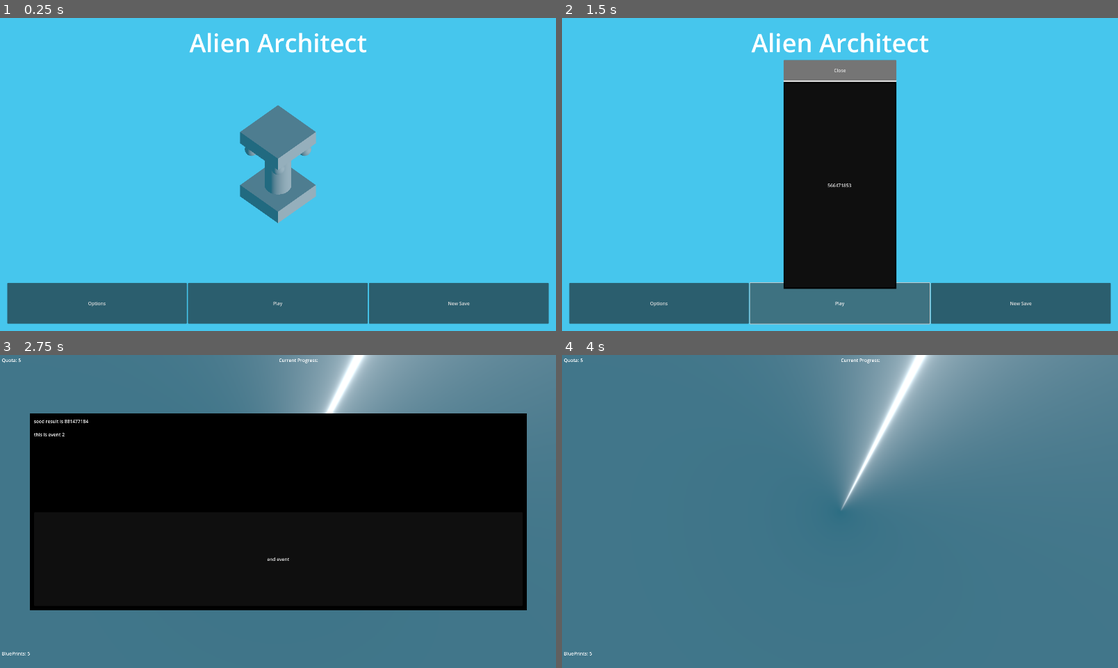
Above: before the commit, frames 1-4 (two rows, left to right).
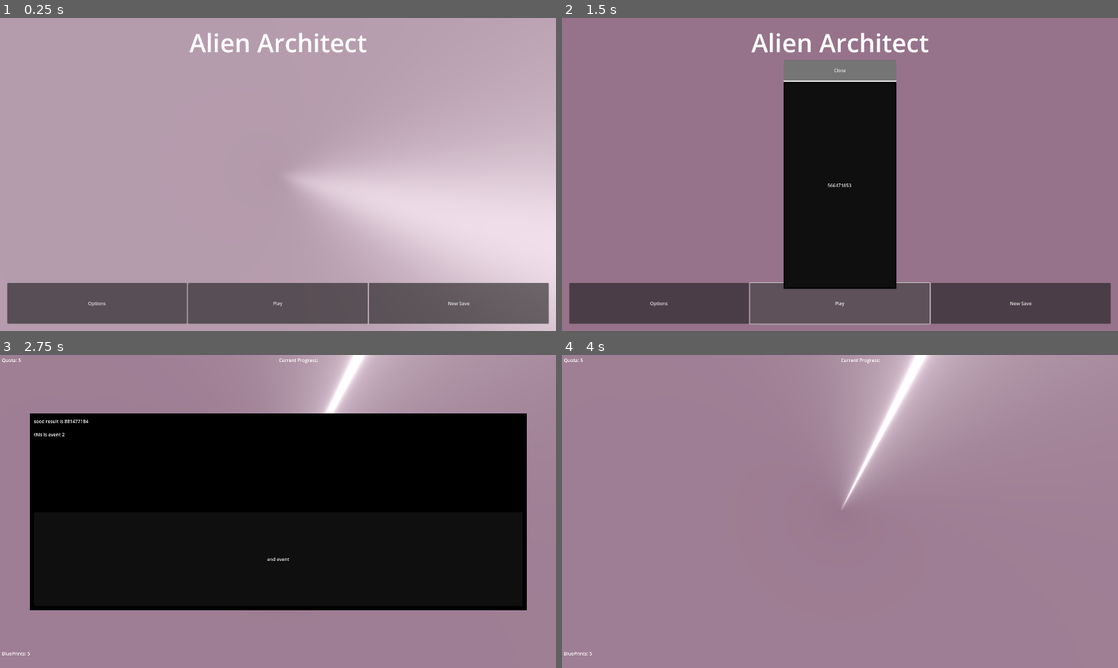
Above: after the commit, the same moments.

Repository: MannyFluss/AlienArchitect
Game: Godot game, scene res://Scenes/MainMenu/MainMenu.tscn
Same seed, same stepped clock (60 frames per second), same inputs: the game is played once before the commit and once after it. The engine's default icon, where the game draws it, is replaced by a stand-in: a white triangle on a blue panel in a dark square.
Inputs (mouse positions are in pixels of both pictures, inside the frame that each line leads up to):
- Up to frame 1 (0.25 s): no input
- Up to frame 2 (1.5 s): click "New Save" at 0.5 s; click "Play" at 1.25 s
- Up to frame 3 (2.75 s): click "566471853" at 2 s
- Up to frame 4 (4 s): click "end event" at 2.75 s; tap Enter (submit_console) at 3.5 s; move the mouse to (962, 495) at 3.52 s; press the mouse at (962, 495) at 3.53 s

The runs differ from the first frame. In frame 1, 99% of the frame differs, in the area x 0-100%, y 0-100%; in frame 2, 85%; in frame 3, 43%; in frame 4, 100%.

Commit message:
attempting to add shader

Diff:
--- a/Prefabs/Card/Card.tscn
+++ b/Prefabs/Card/Card.tscn
@@ -10,8 +10,19 @@
 [sub_resource type="BoxShape3D" id="BoxShape3D_n37pt"]
 size = Vector3(6, 12, 1)
 
-[sub_resource type="ViewportTexture" id="ViewportTexture_00inl"]
+[sub_resource type="ViewportTexture" id="ViewportTexture_7rnld"]
 viewport_path = NodePath("CanvasLayer/CardGraphics/SubViewportContainer/SubViewport")
+
+[sub_resource type="StandardMaterial3D" id="StandardMaterial3D_db33b"]
+resource_local_to_scene = true
+shading_mode = 0
+albedo_texture = SubResource("ViewportTexture_7rnld")
+uv1_scale = Vector3(3, 2, 1)
+
+[sub_resource type="BoxMesh" id="BoxMesh_13wqf"]
+resource_local_to_scene = true
+material = SubResource("StandardMaterial3D_db33b")
+size = Vector3(6.5, 11.5, 0.125)
 
 [sub_resource type="ViewportTexture" id="ViewportTexture_6k4ni"]
 viewport_path = NodePath("cardArtRendering")
@@ -24,10 +35,15 @@
 moduleContainer = NodePath("Modules")
 
 [node name="CollisionShape3D" type="CollisionShape3D" parent="."]
+visible = false
 shape = SubResource("BoxShape3D_n37pt")
 
+[node name="MeshInstance3D3" type="MeshInstance3D" parent="."]
+transform = Transform3D(1, 0, 0, 0, 1, 0, 0, 0, 1, 0, 0, 0.374739)
+mesh = SubResource("BoxMesh_13wqf")
+
 [node name="CardRender" type="Sprite3D" parent="."]
-texture = SubResource("ViewportTexture_00inl")
+visible = false
 
 [node name="CanvasLayer" type="CanvasLayer" parent="."]
 offset = Vector2(5000, 0)
--- a/Prefabs/PlayerController/PlayerController.gd
+++ b/Prefabs/PlayerController/PlayerController.gd
@@ -66,17 +66,10 @@
 		if pickedCard is Card:
 			selectCard(pickedCard)
 
-	#for tile highlighted tracking
-	#clearCurrentHeldTile()
-
 func _on_input_component_input_released(location: Vector2, timeHeld: float) -> void:
 	clearCurrentHeldTile()
 	attemptToPlaceCard(location)
 	#for tile highlighted tracking
-
-	#clearCurrentHeldTile()
-
-
 func selectCard(card : Card)->void:
 	if not cardSelected():card.SelectCard(%SelectedCard)
 
@@ -91,12 +84,8 @@
 	gameState.emit_signal("cardPlayed",toDiscard)
 	toDiscard.destroy()
 
-
-
 func getSelectedCard()->Card:
 	return %SelectedCard.get_child(0)
-
-
 
 func _on_input_component_input_held(location: Vector2, delta: float) -> void:
 	var rayOrigin : Vector3 = $IsometricCamera.project_ray_origin(location)
--- a/Prefabs/PlayerController/PlayerController.tscn
+++ b/Prefabs/PlayerController/PlayerController.tscn
@@ -1,41 +1,9 @@
-[gd_scene load_steps=10 format=3 uid="uid://dmi76x3hc2fqj"]
+[gd_scene load_steps=5 format=3 uid="uid://dmi76x3hc2fqj"]
 
 [ext_resource type="Script" path="res://Prefabs/PlayerController/PlayerController.gd" id="1_7nk14"]
 [ext_resource type="PackedScene" uid="uid://cpkfhoxxqggns" path="res://components/InputComponent/InputComponent.tscn" id="2_6g0i7"]
 [ext_resource type="PackedScene" uid="uid://brs5wo4pjx4ae" path="res://Prefabs/PlayerHand/PlayerHand.tscn" id="2_6mrj6"]
-[ext_resource type="Shader" path="res://Scripts/AutoLoads/GlobalShaderUtility/Shader/handDrawn.gdshader" id="2_ibh3h"]
-[ext_resource type="Texture2D" uid="uid://ckimq3v44k27x" path="res://Scripts/AutoLoads/GlobalShaderUtility/Shader/LottesGrain5.png" id="3_5lg1i"]
-[ext_resource type="Texture2D" uid="uid://bft8h5pi3qb0s" path="res://Scripts/AutoLoads/GlobalShaderUtility/Shader/lines.png" id="4_llyny"]
-
-[sub_resource type="NoiseTexture2D" id="NoiseTexture2D_4s35l"]
-
-[sub_resource type="ShaderMaterial" id="ShaderMaterial_06ook"]
-render_priority = 0
-shader = ExtResource("2_ibh3h")
-shader_parameter/color_passthrough = true
-shader_parameter/depth_check = true
-shader_parameter/normal_check = true
-shader_parameter/tint_color = Color(1, 1, 1, 1)
-shader_parameter/line_color = Color(0, 0, 0, 1)
-shader_parameter/depth_line_strength = 1.0
-shader_parameter/normal_line_strength = 1.0
-shader_parameter/noise_offset_multiplier = 0.5
-shader_parameter/red_weight = 0.5
-shader_parameter/green_weight = 0.5
-shader_parameter/blue_weight = 0.5
-shader_parameter/black_threshold = 0.001
-shader_parameter/white_threshold = 2.0
-shader_parameter/grain_amount = 0.2
-shader_parameter/line_size = 1.0
-shader_parameter/lines_texture_scale = 5.0
-shader_parameter/grain_texture_scale = 10.0
-shader_parameter/texture_noise = SubResource("NoiseTexture2D_4s35l")
-shader_parameter/texture_lines = ExtResource("4_llyny")
-shader_parameter/texture_grain = ExtResource("3_5lg1i")
-
-[sub_resource type="QuadMesh" id="QuadMesh_hanss"]
-material = SubResource("ShaderMaterial_06ook")
-size = Vector2(100, 100)
+[ext_resource type="PackedScene" uid="uid://c80j3tdawdmeb" path="res://Temp/shader_block.tscn" id="2_fmkao"]
 
 [node name="PlayerController" type="Node3D"]
 script = ExtResource("1_7nk14")
@@ -45,10 +13,8 @@
 projection = 1
 size = 40.0
 
-[node name="ShaderBlock" type="MeshInstance3D" parent="IsometricCamera"]
+[node name="ShaderBlock" parent="IsometricCamera" instance=ExtResource("2_fmkao")]
 unique_name_in_owner = true
-transform = Transform3D(1, 0, 0, 0, 1, 0, 0, -8.9407e-08, 1, 0, 0, -0.1)
-mesh = SubResource("QuadMesh_hanss")
 
 [node name="SelectorCast" type="RayCast3D" parent="."]
 collision_mask = 9
--- a/Scenes/GamePlayScene/main.tscn
+++ b/Scenes/GamePlayScene/main.tscn
@@ -37,6 +37,9 @@
 transform = Transform3D(0.707107, 0.5, -0.5, 0, 0.707107, 0.707107, 0.707107, -0.5, 0.5, -30.256, 33.7268, 21.8391)
 current = true
 
+[node name="ShaderBlock" parent="PlayerController/IsometricCamera" index="0"]
+transform = Transform3D(1, 0, 0, 0, 1, 0, 0, -1.19209e-07, 1, -9.53674e-07, 0, -0.100002)
+
 [node name="Spacer" parent="PlayerController/PlayerHand" index="0"]
 spacing = Vector3(3.225, 0, -1.57)
 rotation_angle = -1.0
--- a/Scenes/MainMenu/MainMenu.tscn
+++ b/Scenes/MainMenu/MainMenu.tscn
@@ -1,16 +1,18 @@
-[gd_scene load_steps=7 format=3 uid="uid://clmdradjcp8lh"]
+[gd_scene load_steps=8 format=3 uid="uid://clmdradjcp8lh"]
 
 [ext_resource type="Script" path="res://Scenes/MainMenu/MainMenu.gd" id="1_gkpmw"]
 [ext_resource type="Texture2D" uid="uid://c3ni86xvc1n1p" path="res://icon.svg" id="1_sx4px"]
 [ext_resource type="PackedScene" uid="uid://bn5a5cek0cgqp" path="res://Prefabs/Buildings/DefaultBuilding/DefaultBuilding.tscn" id="1_tj8jm"]
 [ext_resource type="Script" path="res://Scenes/MainMenu/BuildingConveyor.gd" id="2_0xq4u"]
+[ext_resource type="PackedScene" uid="uid://c80j3tdawdmeb" path="res://Temp/shader_block.tscn" id="3_3umrh"]
 
 [sub_resource type="ViewportTexture" id="ViewportTexture_s5air"]
 viewport_path = NodePath("BackGround/SubViewport")
 
 [sub_resource type="Environment" id="Environment_fftdn"]
 background_mode = 1
-background_color = Color(0.670588, 0.780392, 1, 1)
+background_color = Color(0.670588, 0.207843, 1, 1)
+ambient_light_energy = 1.2
 
 [node name="MainMenu" type="Control"]
 layout_mode = 3
@@ -123,6 +125,8 @@
 projection = 1
 size = 5.839
 
+[node name="ShaderBlock" parent="BackGround/SubViewport/Node3D/Camera3D" instance=ExtResource("3_3umrh")]
+
 [node name="Animator" type="Node3D" parent="BackGround/SubViewport/Node3D"]
 script = ExtResource("2_0xq4u")
 
--- a/Scenes/StarterScenes/SaveScene.tscn
+++ b/Scenes/StarterScenes/SaveScene.tscn
@@ -26,3 +26,4 @@
 [editable path="PlayerController"]
 [editable path="PlayerController/PlayerHand"]
 [editable path="Deck"]
+[editable path="GlobalShaderUtility"]
--- a/Scripts/AutoLoads/GlobalShaderUtility/GlobalShaderUtility.gd
+++ b/Scripts/AutoLoads/GlobalShaderUtility/GlobalShaderUtility.gd
@@ -2,23 +2,3 @@
 
 
 # Called when the node enters the scene tree for the first time.
-
-func _enter_tree() -> void:
-	#connect()
-
-	pass
-
-func _ready() -> void:
-	pass # Replace with function body.
-
-
-# Called every frame. 'delta' is the elapsed time since the previous frame.
-#this is lazy but for now just move to current camera's position
-#func _process(delta: float) -> void:
-	#if get_viewport().get_camera_3d()!=null:
-		#%ShaderBlock.global_position = get_viewport().get_camera_3d().global_position
-		#%ShaderBlock.global_rotation = get_viewport().get_camera_3d().global_rotation
-		#%ShaderBlock.global_position -= get_viewport().get_camera_3d().basis.z
-		#
-	#else:
-		#pass
--- a/Scripts/AutoLoads/GlobalShaderUtility/GlobalShaderUtility.tscn
+++ b/Scripts/AutoLoads/GlobalShaderUtility/GlobalShaderUtility.tscn
@@ -4,7 +4,9 @@
 
 [sub_resource type="Environment" id="Environment_2bxoq"]
 background_mode = 1
-background_color = Color(0.27451, 0.776471, 0.929412, 1)
+background_color = Color(1, 0.776471, 0.929412, 1)
+background_energy_multiplier = 1.2
+ambient_light_energy = 1.2
 
 [node name="GlobalShaderUtility" type="Node"]
 script = ExtResource("1_p2e2p")
--- a/Scripts/AutoLoads/GlobalShaderUtility/Shader/handDrawn.gdshader
+++ b/Scripts/AutoLoads/GlobalShaderUtility/Shader/handDrawn.gdshader
@@ -109,7 +109,7 @@
 		final = vec3(0.0);
 	// Make it completely white when screen texture is above a threshold.
 	}else if(length(screen_tex.rgb) > white_threshold){
-		final = vec3(1.0);
+		//final = vec3(1.0);
 		final = original_color;
 
 	// If color pass through is enabled then replace the output color with the screen texture color.
--- a/Temp/Building.tscn
+++ b/Temp/Building.tscn
@@ -1,8 +1,10 @@
-[gd_scene load_steps=7 format=3 uid="uid://d0ml1b3sof4po"]
+[gd_scene load_steps=8 format=3 uid="uid://d0ml1b3sof4po"]
 
+[ext_resource type="Material" uid="uid://btibfeasurak1" path="res://Temp/white.tres" id="1_f8rxa"]
 [ext_resource type="Material" uid="uid://5jcdcds350if" path="res://Temp/defaultBuildingMaterial.tres" id="1_jdtrj"]
 
 [sub_resource type="BoxMesh" id="BoxMesh_bmyar"]
+material = ExtResource("1_f8rxa")
 size = Vector3(1, 0.3, 1)
 
 [sub_resource type="BoxMesh" id="BoxMesh_pv74w"]
@@ -21,6 +23,7 @@
 gravity = Vector3(0, 0, 0)
 
 [sub_resource type="SphereMesh" id="SphereMesh_l5atq"]
+material = ExtResource("1_f8rxa")
 radius = 0.125
 height = 0.25
 
@@ -30,18 +33,21 @@
 transform = Transform3D(1, 0, 0, 0, 1, 0, 0, 0, 1, 0, 0.15, 0)
 
 [node name="Base1" type="MeshInstance3D" parent="Node3D"]
+transform = Transform3D(1, -0.000560259, 0.000318539, 0.000560435, 1, -0.000588292, -0.00031823, 0.000588459, 1, 0, 0, 0)
 mesh = SubResource("BoxMesh_bmyar")
 skeleton = NodePath("../..")
-surface_material_override/0 = ExtResource("1_jdtrj")
+surface_material_override/0 = ExtResource("1_f8rxa")
 
 [node name="Base3" type="MeshInstance3D" parent="Node3D"]
 transform = Transform3D(1, 0, 0, 0, 1, 0, 0, 0, 1, 0, 1.4, 0)
+material_override = ExtResource("1_f8rxa")
 mesh = SubResource("BoxMesh_pv74w")
 skeleton = NodePath("../..")
 surface_material_override/0 = ExtResource("1_jdtrj")
 
 [node name="MeshInstance3D" type="MeshInstance3D" parent="Node3D"]
 transform = Transform3D(1, 0, 0, 0, 1, 0, 0, 0, 1, 0, 0.630671, 0)
+material_override = ExtResource("1_f8rxa")
 mesh = SubResource("CylinderMesh_n7t06")
 skeleton = NodePath("../..")
 surface_material_override/0 = ExtResource("1_jdtrj")
--- /dev/null
+++ b/Temp/shader_block.tscn
@@ -0,0 +1,39 @@
+[gd_scene load_steps=7 format=3 uid="uid://c80j3tdawdmeb"]
+
+[ext_resource type="Shader" path="res://Scripts/AutoLoads/GlobalShaderUtility/Shader/handDrawn.gdshader" id="1_q0fyr"]
+[ext_resource type="Texture2D" uid="uid://ckimq3v44k27x" path="res://Scripts/AutoLoads/GlobalShaderUtility/Shader/LottesGrain5.png" id="2_6vxom"]
+[ext_resource type="Texture2D" uid="uid://bft8h5pi3qb0s" path="res://Scripts/AutoLoads/GlobalShaderUtility/Shader/lines.png" id="3_pte4i"]
+
+[sub_resource type="NoiseTexture2D" id="NoiseTexture2D_4s35l"]
+
+[sub_resource type="ShaderMaterial" id="ShaderMaterial_06ook"]
+render_priority = 0
+shader = ExtResource("1_q0fyr")
+shader_parameter/color_passthrough = true
+shader_parameter/depth_check = true
+shader_parameter/normal_check = true
+shader_parameter/tint_color = Color(1, 1, 1, 1)
+shader_parameter/line_color = Color(0, 0, 0, 1)
+shader_parameter/depth_line_strength = 1.0
+shader_parameter/normal_line_strength = 1.0
+shader_parameter/noise_offset_multiplier = 0.5
+shader_parameter/red_weight = 0.5
+shader_parameter/green_weight = 0.5
+shader_parameter/blue_weight = 0.5
+shader_parameter/black_threshold = 0.001
+shader_parameter/white_threshold = 2.0
+shader_parameter/grain_amount = 0.2
+shader_parameter/line_size = 2.0
+shader_parameter/lines_texture_scale = 5.398
+shader_parameter/grain_texture_scale = 10.0
+shader_parameter/texture_noise = SubResource("NoiseTexture2D_4s35l")
+shader_parameter/texture_lines = ExtResource("3_pte4i")
+shader_parameter/texture_grain = ExtResource("2_6vxom")
+
+[sub_resource type="QuadMesh" id="QuadMesh_hanss"]
+material = SubResource("ShaderMaterial_06ook")
+size = Vector2(100, 100)
+
+[node name="ShaderBlock" type="MeshInstance3D"]
+transform = Transform3D(1, 0, 0, 0, 1, 0, 0, -8.9407e-08, 1, 0, 0, -0.1)
+mesh = SubResource("QuadMesh_hanss")
--- /dev/null
+++ b/Temp/white.tres
@@ -0,0 +1,4 @@
+[gd_resource type="StandardMaterial3D" format=3 uid="uid://btibfeasurak1"]
+
+[resource]
+albedo_color = Color(0.372549, 1, 1, 1)
--- /dev/null
+++ b/Test/testingScene/sdasd.tscn
@@ -0,0 +1,3 @@
+[gd_scene format=3 uid="uid://b88544knnquyg"]
+
+[node name="Sdasd" type="Node3D"]
--- /dev/null
+++ b/Test/testingScene/testEnvironment.tscn
@@ -0,0 +1,57 @@
+[gd_scene load_steps=9 format=3 uid="uid://1jn47abaylds"]
+
+[ext_resource type="PackedScene" uid="uid://c80j3tdawdmeb" path="res://Temp/shader_block.tscn" id="1_kuaco"]
+[ext_resource type="PackedScene" uid="uid://bqfwf1r5xq6kx" path="res://Prefabs/Tiles/Tile.tscn" id="2_7of22"]
+[ext_resource type="Shader" path="res://Scripts/AutoLoads/GlobalShaderUtility/Shader/handDrawn.gdshader" id="2_g8xyc"]
+
+[sub_resource type="CompressedTexture2D" id="CompressedTexture2D_spxec"]
+load_path = "res://.godot/imported/LottesGrain5.png-b99693a28eec31d710b8d261dd8c7487.s3tc.ctex"
+
+[sub_resource type="CompressedTexture2D" id="CompressedTexture2D_a04nd"]
+load_path = "res://.godot/imported/lines.png-d2e185d6e26d65526e5d5f7a5bff3b56.s3tc.ctex"
+
+[sub_resource type="NoiseTexture2D" id="NoiseTexture2D_am4c1"]
+
+[sub_resource type="ShaderMaterial" id="ShaderMaterial_61c6m"]
+render_priority = 0
+shader = ExtResource("2_g8xyc")
+shader_parameter/color_passthrough = true
+shader_parameter/depth_check = true
+shader_parameter/normal_check = true
+shader_parameter/tint_color = Color(1, 1, 1, 1)
+shader_parameter/line_color = Color(0, 0, 0, 1)
+shader_parameter/depth_line_strength = 1.0
+shader_parameter/normal_line_strength = 1.0
+shader_parameter/noise_offset_multiplier = 0.5
+shader_parameter/red_weight = 0.5
+shader_parameter/green_weight = 0.5
+shader_parameter/blue_weight = 0.5
+shader_parameter/black_threshold = 0.001
+shader_parameter/white_threshold = 2.0
+shader_parameter/grain_amount = 0.2
+shader_parameter/line_size = 2.0
+shader_parameter/lines_texture_scale = 5.398
+shader_parameter/grain_texture_scale = 10.0
+shader_parameter/texture_noise = SubResource("NoiseTexture2D_am4c1")
+shader_parameter/texture_lines = SubResource("CompressedTexture2D_a04nd")
+shader_parameter/texture_grain = SubResource("CompressedTexture2D_spxec")
+
+[sub_resource type="QuadMesh" id="QuadMesh_cs8tv"]
+material = SubResource("ShaderMaterial_61c6m")
+size = Vector2(100, 100)
+
+[node name="TestEnvironment" type="Node3D"]
+
+[node name="Camera3D" type="Camera3D" parent="."]
+transform = Transform3D(0.707107, -0.5, 0.5, 0, 0.707107, 0.707107, -0.707107, -0.5, 0.5, 1.72046, 5.46155, 3.06554)
+projection = 1
+size = 12.0
+
+[node name="ShaderBlock" parent="Camera3D" instance=ExtResource("1_kuaco")]
+mesh = SubResource("QuadMesh_cs8tv")
+
+[node name="Node3D" type="Node3D" parent="."]
+
+[node name="Tile" parent="Node3D" instance=ExtResource("2_7of22")]
+
+[editable path="Camera3D/ShaderBlock"]
Not shown: 1 places in Prefabs/Card/Card.tscn that only renumber resources
